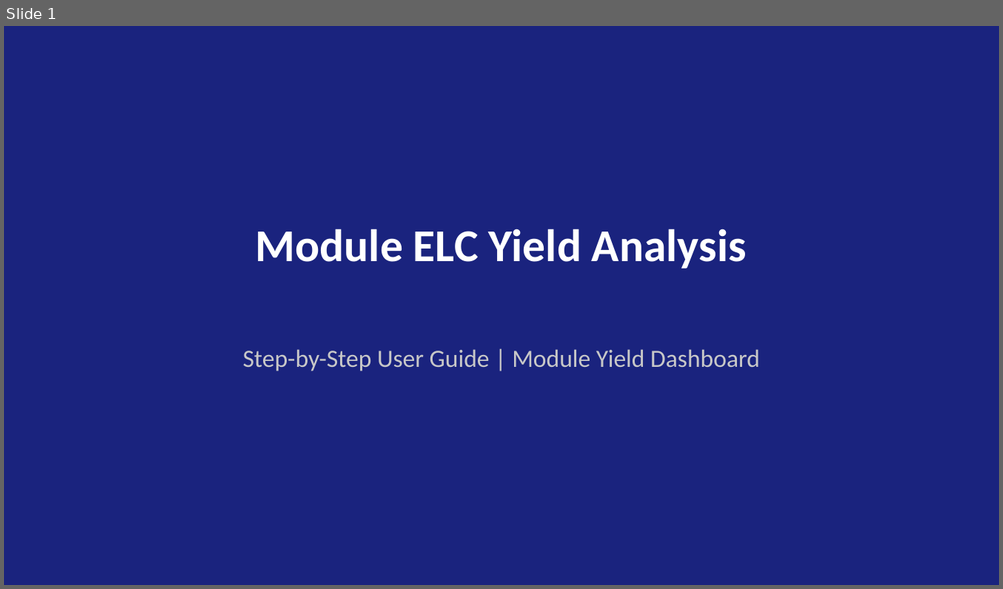
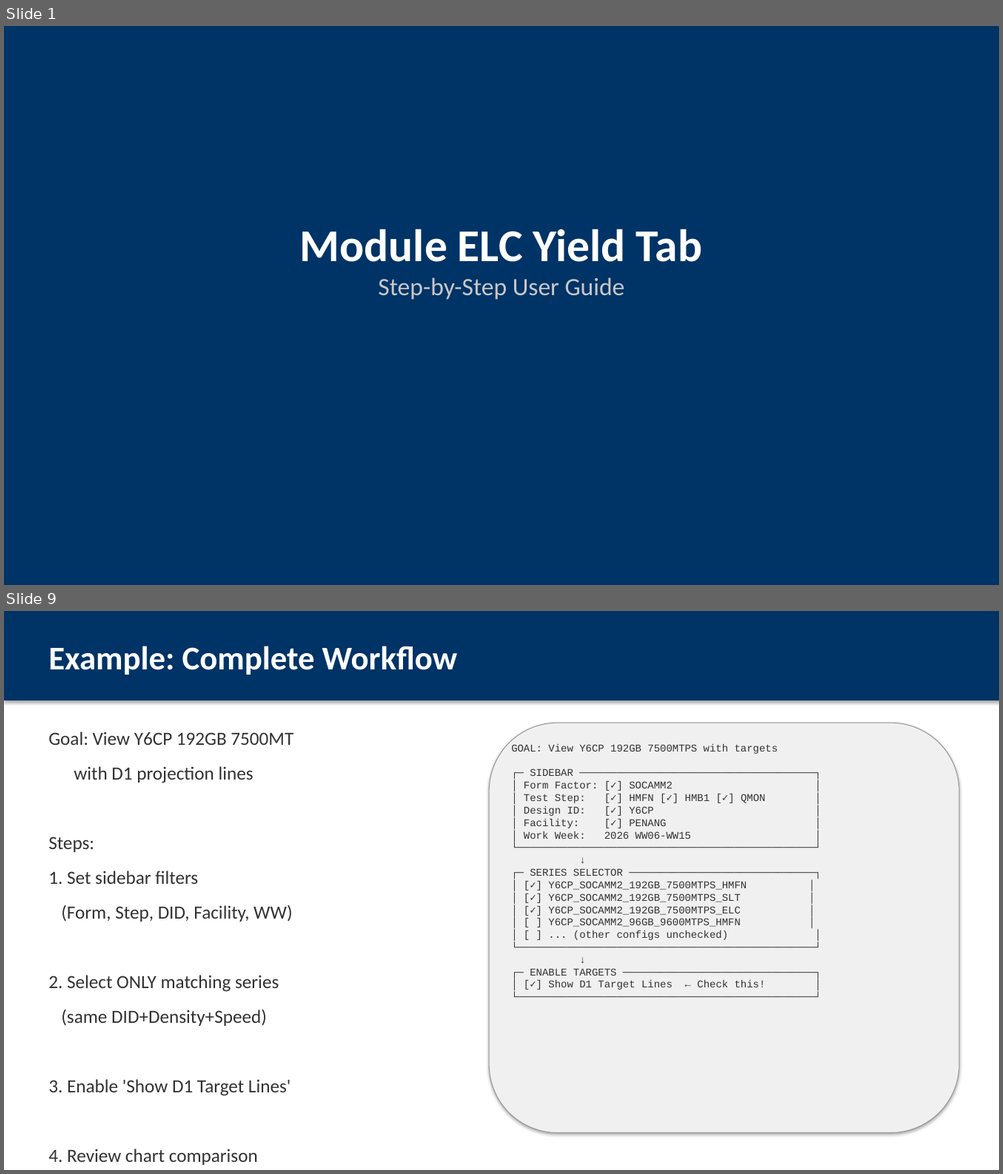
Before and after one commit to ASEGARAN/MODULE_YIELD_DASHBOARD, a slide deck: Module_ELC_Yield_User_Guide.pptx. Shown one above the other, each under a label of ours: slide 1 before the commit, slides 1 and 9 after it; the slides between them are not shown. The pictures are 1003x589 and 1003x1174 pixels, drawn with LibreOffice and Linux fonts; fonts in the diff are those of the drawing. Boxes give left, top, right and bottom in pixels: in the first picture for what was removed or moved away, otherwise in the second. Text is boxed around its words. In the diff, an @@ line names an element or a change of style, - is before the commit and + after.

Commit message:
Enhance Module ELC Yield user guide with ASCII mockups
- 12 slides with embedded visual mockups
- Step-by-step workflow from sidebar to targets
- Warning message explanation
- Available config reference
- Quick reference card
- No external screenshot dependencies

```diff
--- a/Module_ELC_Yield_User_Guide.pptx
+++ b/Module_ELC_Yield_User_Guide.pptx
@@ slide 9 added at (4,611,999,1170), background #FFFFFF @@
@@ rectangle added at (4,611,999,701), fill #003366 @@
@@ text added at (48,646,458,675), 32 pt, text #FFFFFF, bold @@
+Example: Complete Workflow
@@ text added at (48,732,293,1165), 18 pt, text #323232 @@
+Goal: View Y6CP 192GB 7500MT
+with D1 projection lines
+Steps:
+1. Set sidebar filters
+(Form, Step, DID, Facility, WW)
+2. Select ONLY matching series
+(same DID+Density+Speed)
+3. Enable 'Show D1 Target Lines'
+4. Review chart comparison
@@ rounded rectangle added at (489,723,959,1133), fill #F0F0F0, outline #969696 0.75 pt @@
@@ text added at (511,744,778,990), 10 pt, text #323232 @@
+GOAL: View Y6CP 192GB 7500MTPS with targets
+┌─ SIDEBAR ──────────────────────────────────────┐
+│ Form Factor: [✓] SOCAMM2 │
+│ Test Step: [✓] HMFN [✓] HMB1 [✓] QMON │
+│ Design ID: [✓] Y6CP │
+│ Facility: [✓] PENANG │
+│ Work Week: 2026 WW06-WW15 │
+└────────────────────────────────────────────────┘
+↓
+┌─ SERIES SELECTOR ──────────────────────────────┐
+│ [✓] Y6CP_SOCAMM2_192GB_7500MTPS_HMFN │
+│ [✓] Y6CP_SOCAMM2_192GB_7500MTPS_SLT │
+│ [✓] Y6CP_SOCAMM2_192GB_7500MTPS_ELC │
+│ [ ] Y6CP_SOCAMM2_96GB_9600MTPS_HMFN │
+│ [ ] ... (other configs unchecked) │
+└────────────────────────────────────────────────┘
+↓
+┌─ ENABLE TARGETS ───────────────────────────────┐
+│ [✓] Show D1 Target Lines ← Check this! │
+└────────────────────────────────────────────────┘
@@ slide 1 changed as well @@
@@ rectangle at (4,26,999,585): fill #1A237E to #003366 @@
@@ text at (300,229,702,300): text changed; size 44 to 24 pt; text colour #FFFFFF to #C8C8C8; bold off @@
-Module ELC Yield Analysis
+Module ELC Yield Tab
+Step-by-Step User Guide
@@ text removed at (243,349,760,372) @@
-Step-by-Step User Guide | Module Yield Dashboard
```
Also in this commit, not shown: 10 other slides added, 9 slides removed.
